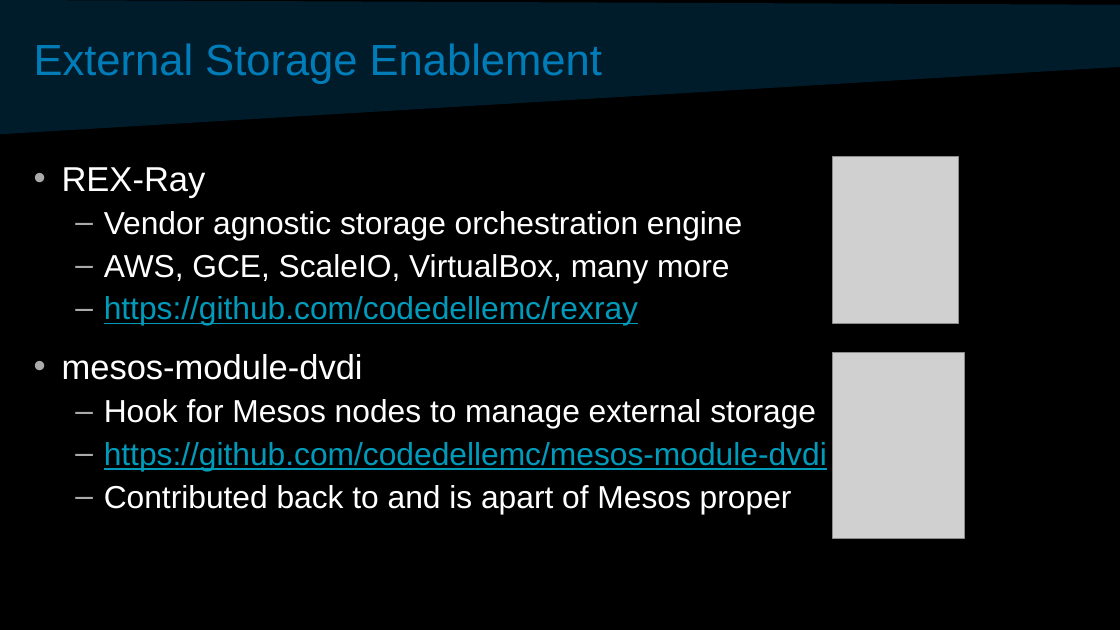
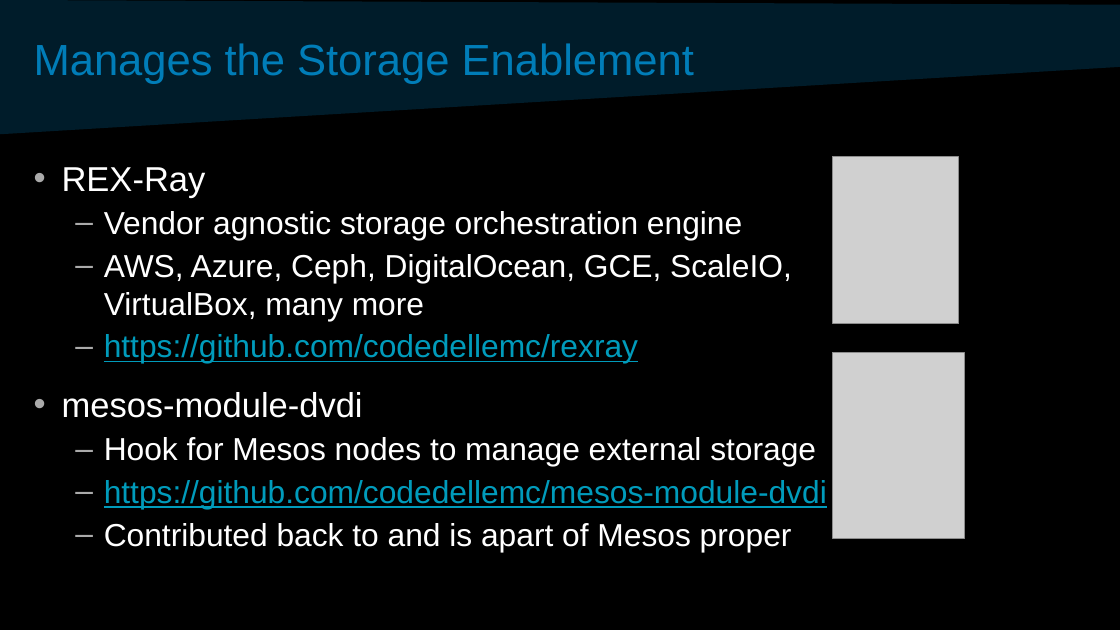
Before and after one commit to davidvonthenen/proposals, a slide deck: slide 22 of 2017_APACHECON_US/ConSchedAndSbSChangeCloud.pptx. Drawn at 1120x630 pixels with LibreOffice and Linux fonts; fonts in the diff are those of the drawing; grey boxes stand for pictures; background and template pictures are left out. Boxes give left, top, right and bottom in pixels: in the first picture for what was removed or moved away, otherwise in the second. Text is boxed around its words. In the diff, an @@ line names an element or a change of style, - is before the commit and + after.

```diff
--- a/2017_APACHECON_US/ConSchedAndSbSChangeCloud.pptx
+++ b/2017_APACHECON_US/ConSchedAndSbSChangeCloud.pptx
@@ title at (34,43,694,84): text changed @@
-External Storage Enablement
+Manages the Storage Enablement
@@ text at (104,254,792,321): text changed @@
-  – AWS, GCE, ScaleIO, VirtualBox, many more
+  – AWS, Azure, Ceph, DigitalOcean, GCE, ScaleIO, VirtualBox, many more
```
Also in this commit, not shown: 4 other slides changed, 3 other files.
